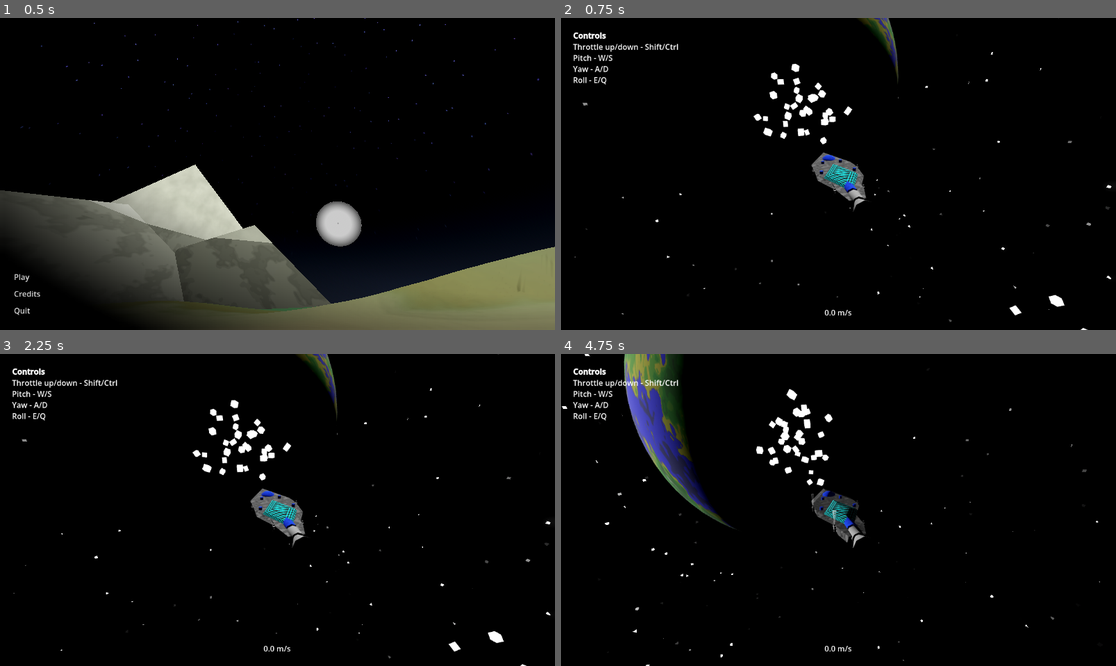
Above: before the commit, frames 1-4 (two rows, left to right).
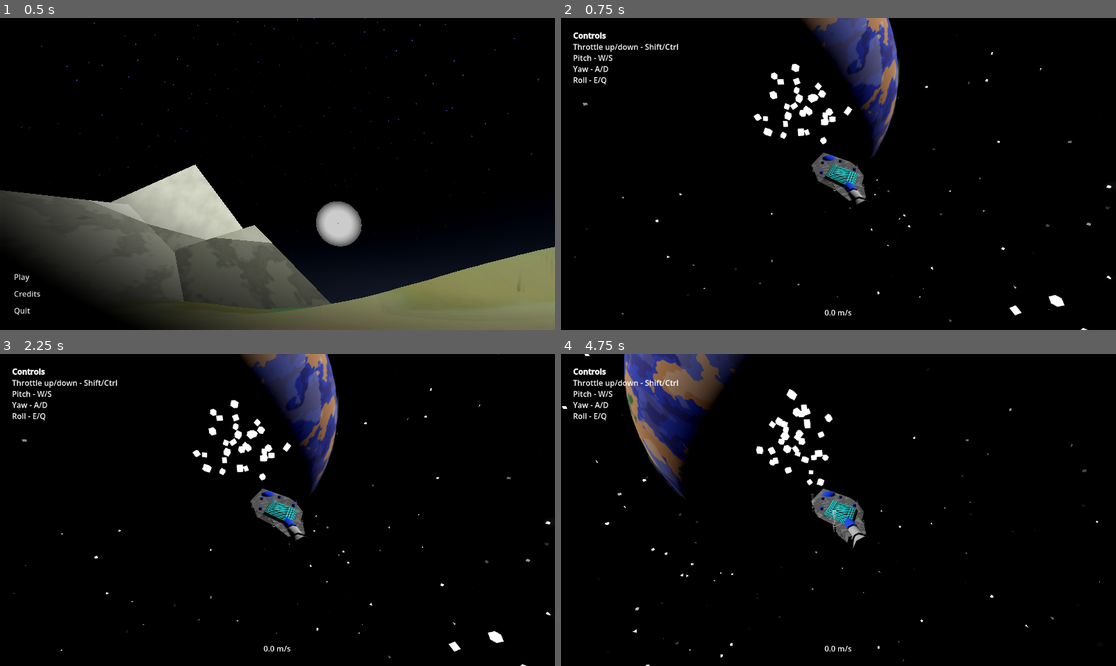
Above: after the commit, the same moments.

Repository: Ortley/black-hole-stars
Game: Godot game, scene res://scene/init.tscn
Two runs of this game, one before a commit and one after it. Both use one fixed random seed, a clock stepped at 60 frames per second and the inputs below.
Inputs (mouse positions are in pixels of both pictures, inside the frame that each line leads up to):
- Up to frame 1 (0.5 s): no input
- Up to frame 2 (0.75 s): click "Play" at 0.5 s
- Up to frame 3 (2.25 s): tap Enter at 1.25 s; move the mouse to (399, 494) at 1.27 s; hold E (roll_right) 1.28-2.03 s; hold Space (sas) 1.28-2.03 s; click (399, 494) at 1.42 s; move the mouse to (166, 525) at 2.02 s; hold Down from 2.03 s (still down); tap S (test_cam_backward) at 2.1 s
- Up to frame 4 (4.75 s): move the mouse to (894, 441) at 2.77 s; release Down at 2.78 s; hold E (roll_right) 2.78-3.53 s; tap W (test_cam_forward) at 2.85 s; move the mouse to (810, 572) at 3.52 s; hold Up 3.53-4.28 s; tap A (test_cam_left) at 3.6 s; click (810, 572) at 3.67 s; move the mouse to (1005, 556) at 4.27 s; hold Q (roll_left) from 4.28 s (still down); tap D (test_cam_right) at 4.35 s

Frame 1 is identical in both runs. In frame 2, 3.9% of the frame differs, in the area x 43-61%, y 0-63%; in frame 3, 3.9%; in frame 4, 6.2%, in the area x 11-55%, y 0-59%.

Commit message:
Make the planet not look like a mouldy bogey

Diff:
--- a/scene/game.tscn
+++ b/scene/game.tscn
@@ -64,18 +64,40 @@
 tonemap_mode = 2
 glow_enabled = true
 
+[sub_resource type="Gradient" id="Gradient_qpk70"]
+interpolation_mode = 1
+offsets = PackedFloat32Array(0, 0.24822696, 0.42553192, 0.6241135)
+colors = PackedColorArray(1, 1, 1, 0, 1, 1, 1, 0.4392157, 1, 1, 1, 0, 1, 1, 1, 1)
+
+[sub_resource type="FastNoiseLite" id="FastNoiseLite_ll5lq"]
+
+[sub_resource type="NoiseTexture2D" id="NoiseTexture2D_17rxn"]
+noise = SubResource("FastNoiseLite_ll5lq")
+color_ramp = SubResource("Gradient_qpk70")
+seamless = true
+
+[sub_resource type="StandardMaterial3D" id="StandardMaterial3D_yq8tf"]
+transparency = 1
+albedo_color = Color(1, 1, 1, 0.28235295)
+albedo_texture = SubResource("NoiseTexture2D_17rxn")
+uv1_offset = Vector3(-0.815, 0, 0)
+grow = true
+grow_amount = 0.1
+
 [sub_resource type="Gradient" id="Gradient_xlg7c"]
 interpolation_mode = 1
-offsets = PackedFloat32Array(0, 0.26143792, 0.4509804, 0.53594774, 0.6013072, 0.6928105, 0.7908497, 0.88235295, 0.9607843)
-colors = PackedColorArray(0, 0, 0.5058824, 1, 0, 0, 1, 1, 0.7744463, 0.7744465, 0, 1, 0.3367157, 0.6758463, 0, 1, 0, 0.6, 0, 1, 0, 0.4901961, 0, 1, 0, 0.37254903, 0, 1, 0.53846157, 0.71040726, 0.53846157, 1, 1, 1, 1, 1)
+offsets = PackedFloat32Array(0.045751635, 0.11111111, 0.28104576, 0.4248366, 0.53594774, 0.7908497, 0.88235295, 0.9607843)
+colors = PackedColorArray(0, 0, 0.5058824, 1, 0.0038546955, 0.16198316, 0.73558533, 1, 0, 0, 0.5058824, 1, 0.0038546955, 0.16198316, 0.73558533, 1, 0.76862746, 0.5254902, 0.32156864, 1, 0, 0.37254903, 0, 1, 0.53846157, 0.71040726, 0.53846157, 1, 1, 1, 1, 1)
 
 [sub_resource type="FastNoiseLite" id="FastNoiseLite_qpk70"]
+frequency = 0.005
 domain_warp_enabled = true
+domain_warp_amplitude = 11.645
 domain_warp_fractal_octaves = 1
 
 [sub_resource type="NoiseTexture2D" id="NoiseTexture2D_ll5lq"]
-width = 1024
-height = 1024
+width = 2048
+height = 2048
 noise = SubResource("FastNoiseLite_qpk70")
 color_ramp = SubResource("Gradient_xlg7c")
 seamless = true
@@ -154,34 +176,34 @@
 environment = SubResource("Environment_dbls1")
 
 [node name="DirectionalLight3D" type="DirectionalLight3D" parent="." unique_id=962128160]
-transform = Transform3D(-0.8660254, -0.43301278, 0.25, 0, 0.49999997, 0.86602545, -0.50000006, 0.75, -0.43301266, 0, 0, 0)
+transform = Transform3D(-0.6582162, -0.15820526, 0.73601824, 0.5707973, 0.5325823, 0.62493753, -0.49085855, 0.8314609, -0.26025105, 0, 0, 0)
 layers = 4294967295
 shadow_enabled = true
 
 [node name="World" type="Node3D" parent="." unique_id=2006646868]
 
 [node name="Scaled" type="Node3D" parent="World" unique_id=1367243315]
-visible = false
 
 [node name="CSGSphere3D" type="CSGSphere3D" parent="World/Scaled" unique_id=1305625284]
-transform = Transform3D(1, 0, 0, 0, 0.82966167, 0.5582665, 0, -0.5582665, 0.82966167, 0, 0, -20)
+transform = Transform3D(-0.3176585, -0.5978048, 0.7360182, -0.020658761, 0.7804017, 0.62493753, -0.94798005, 0.18331152, -0.26025113, 0, 0, -20)
 layers = 4
+material_overlay = SubResource("StandardMaterial3D_yq8tf")
 radius = 10.0
 radial_segments = 64
 rings = 32
 material = SubResource("StandardMaterial3D_17rxn")
 
-[node name="CSGCombiner3D" type="CSGCombiner3D" parent="World/Scaled" unique_id=1804287560]
-
-[node name="CSGCylinder3D" type="CSGCylinder3D" parent="World/Scaled/CSGCombiner3D" unique_id=328764556]
-transform = Transform3D(1, 0, 0, 0, 0.82966167, 0.5582665, 0, -0.5582665, 0.82966167, 0, 0, -20)
+[node name="CSGCombiner3D" type="CSGCombiner3D" parent="World/Scaled/CSGSphere3D" unique_id=1804287560]
+layers = 4
+
+[node name="CSGCylinder3D" type="CSGCylinder3D" parent="World/Scaled/CSGSphere3D/CSGCombiner3D" unique_id=328764556]
 radius = 3.0
 height = 21.0
 sides = 15
 smooth_faces = false
 
-[node name="CSGSphere3D" type="CSGSphere3D" parent="World/Scaled/CSGCombiner3D" unique_id=1543527624]
-transform = Transform3D(1, 0, 0, 0, 0.82966167, 0.5582665, 0, -0.5582665, 0.82966167, 0, 0, -20)
+[node name="CSGSphere3D" type="CSGSphere3D" parent="World/Scaled/CSGSphere3D/CSGCombiner3D" unique_id=1543527624]
+transform = Transform3D(1.0000006, 0, 0, 0, 1.0000006, 0, 0, 0, 1.0000006, 0, 0, 0)
 operation = 1
 radius = 10.025
 radial_segments = 64
@@ -189,6 +211,7 @@
 smooth_faces = false
 
 [node name="Normal" type="Node3D" parent="World" unique_id=1530911982]
+visible = false
 
 [node name="Node3D" type="Node3D" parent="World/Normal" unique_id=1434466524]
 transform = Transform3D(0.9530005, 0, -0.30296874, 0, 1, 0, 0.30296874, 0, 0.9530005, -1.1485786, 0, 0)
